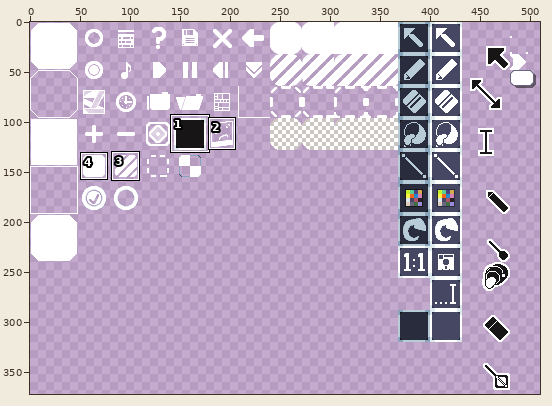
Pixel-art file, stored at assets/gui.aseprite. The first picture is a wide view before the edit; the outline marks the close-up.
Close-up. Before:
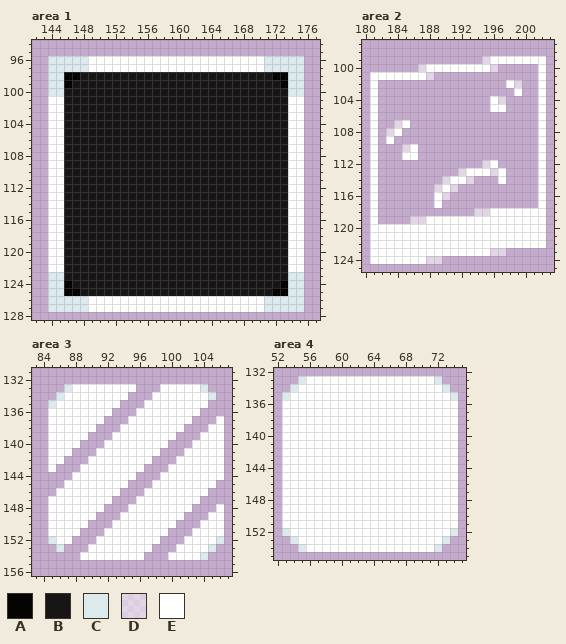
512x512 pixels, 1 frame. Colours within 5 levels of each other are drawn and written as one. Shown: area 1: x 142..177, y 94..128; area 2: x 180..203, y 97..125; area 3: x 83..107, y 131..156; area 4: x 52..75, y 132..155. The wide view leaves out empty margins. The commit also changed other parts of the picture, which this record leaves out.
Palette (. is transparent): A #050403  B #171516  C #dceaee  D #ffffff80  E #ffffff
Pixels before, area 1, first column x 144:
 96 CCCCCEEEEEEEEEEEEEEEEEEEEEECCCCC
 97 CCCCCEEEEEEEEEEEEEEEEEEEEEECCCCC
 98 CCAABBBBBBBBBBBBBBBBBBBBBBBBAACC
 99 CCABBBBBBBBBBBBBBBBBBBBBBBBBBACC
100 CCBBBBBBBBBBBBBBBBBBBBBBBBBBBBCC
101 EEBBBBBBBBBBBBBBBBBBBBBBBBBBBBEE
102 EEBBBBBBBBBBBBBBBBBBBBBBBBBBBBEE
103 EEBBBBBBBBBBBBBBBBBBBBBBBBBBBBEE
104 EEBBBBBBBBBBBBBBBBBBBBBBBBBBBBEE
105 EEBBBBBBBBBBBBBBBBBBBBBBBBBBBBEE
106 EEBBBBBBBBBBBBBBBBBBBBBBBBBBBBEE
107 EEBBBBBBBBBBBBBBBBBBBBBBBBBBBBEE
108 EEBBBBBBBBBBBBBBBBBBBBBBBBBBBBEE
109 EEBBBBBBBBBBBBBBBBBBBBBBBBBBBBEE
110 EEBBBBBBBBBBBBBBBBBBBBBBBBBBBBEE
111 EEBBBBBBBBBBBBBBBBBBBBBBBBBBBBEE
112 EEBBBBBBBBBBBBBBBBBBBBBBBBBBBBEE
113 EEBBBBBBBBBBBBBBBBBBBBBBBBBBBBEE
114 EEBBBBBBBBBBBBBBBBBBBBBBBBBBBBEE
115 EEBBBBBBBBBBBBBBBBBBBBBBBBBBBBEE
116 EEBBBBBBBBBBBBBBBBBBBBBBBBBBBBEE
117 EEBBBBBBBBBBBBBBBBBBBBBBBBBBBBEE
118 EEBBBBBBBBBBBBBBBBBBBBBBBBBBBBEE
119 EEBBBBBBBBBBBBBBBBBBBBBBBBBBBBEE
120 EEBBBBBBBBBBBBBBBBBBBBBBBBBBBBEE
121 EEBBBBBBBBBBBBBBBBBBBBBBBBBBBBEE
122 EEBBBBBBBBBBBBBBBBBBBBBBBBBBBBEE
123 CCBBBBBBBBBBBBBBBBBBBBBBBBBBBBCC
124 CCABBBBBBBBBBBBBBBBBBBBBBBBBBACC
125 CCAABBBBBBBBBBBBBBBBBBBBBBBBAACC
126 CCCCCEEEEEEEEEEEEEEEEEEEEEECCCCC
127 CCCCCEEEEEEEEEEEEEEEEEEEEEECCCCC
Pixels before, area 2, first column x 181:
 99 ..............DEEEEEEE
100 ......DEEEEEEEED.....E
101 EEEEEEED.............E
102 E................ED..E
103 E.................E..E
104 E..............ED....E
105 E..............EE....E
106 E....................E
107 E..DE................E
108 E.DE.................E
109 E.E..................E
110 E...DE...............E
111 E...EE...............E
112 E.............DE.....E
113 E..........DEEEDE....E
114 E........DEED...E....E
115 E.......DED..........E
116 E.......ED...........E
117 E.......E............E
118 E............DDEEEEEEE
119 E....DDEEEEEEEEEEEEEEE
120 EEEEEEEEEEEEEEEEEEEEEE
121 EEEEEEEEEEEEEEEEEEEEEE
122 EEEEEEEEEEEEEEEEEEEEEE
123 EEEEEEEEEEEEEEEDD.....
124 EEEEEEEDD.............
Pixels before, area 3, first column x 85:
133 ..CEEEEEEEE...EEEEEC..
134 .CEEEEEEEE...EEEEEEEC.
135 CEEEEEEEE...EEEEEEEE..
136 EEEEEEEE...EEEEEEEE...
137 EEEEEEE...EEEEEEEE...E
138 EEEEEE...EEEEEEEE...EE
139 EEEEE...EEEEEEEE...EEE
140 EEEE...EEEEEEEE...EEEE
141 EEE...EEEEEEEE...EEEEE
142 EE...EEEEEEEE...EEEEEE
143 E...EEEEEEEE...EEEEEEE
144 ...EEEEEEEE...EEEEEEEE
145 ..EEEEEEEE...EEEEEEEE.
146 .EEEEEEEE...EEEEEEEE..
147 EEEEEEEE...EEEEEEEE...
148 EEEEEEE...EEEEEEEE...E
149 EEEEEE...EEEEEEEE...EE
150 EEEEE...EEEEEEEE...EEE
151 EEEE...EEEEEEEE...EEEE
152 CEE...EEEEEEEE...EEEEC
153 .C...EEEEEEEE...EEEEC.
154 ....EEEEEEEE...EEEEC..
Pixels before, area 4, first column x 53:
133 ..CEEEEEEEEEEEEEEEEC..
134 .CEEEEEEEEEEEEEEEEEEC.
135 CEEEEEEEEEEEEEEEEEEEEC
136 EEEEEEEEEEEEEEEEEEEEEE
137 EEEEEEEEEEEEEEEEEEEEEE
138 EEEEEEEEEEEEEEEEEEEEEE
139 EEEEEEEEEEEEEEEEEEEEEE
140 EEEEEEEEEEEEEEEEEEEEEE
141 EEEEEEEEEEEEEEEEEEEEEE
142 EEEEEEEEEEEEEEEEEEEEEE
143 EEEEEEEEEEEEEEEEEEEEEE
144 EEEEEEEEEEEEEEEEEEEEEE
145 EEEEEEEEEEEEEEEEEEEEEE
146 EEEEEEEEEEEEEEEEEEEEEE
147 EEEEEEEEEEEEEEEEEEEEEE
148 EEEEEEEEEEEEEEEEEEEEEE
149 EEEEEEEEEEEEEEEEEEEEEE
150 EEEEEEEEEEEEEEEEEEEEEE
151 EEEEEEEEEEEEEEEEEEEEEE
152 CEEEEEEEEEEEEEEEEEEEEC
153 .CEEEEEEEEEEEEEEEEEEC.
154 ..CEEEEEEEEEEEEEEEEC..
New version:
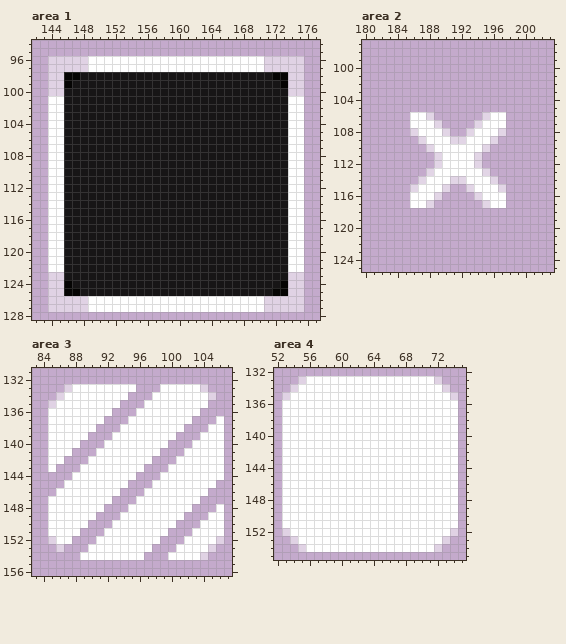
Changes in this commit:
Colour C changes from #dceaee to #ffffff78.
Area 2:
The author put colour D in row 106 at x 188 and 195; in row 107 at x 189 and 194; in row 108 at x 186, 190, 193 and 197; in row 109 at x 187, 191 to 192 and 196; in row 110 at x 188 and 195; in rows 111 to 112 at x 189 and 194.
The author put colour D in row 113 at x 188; in row 114 at x 187 and 196; in row 115 at x 186, 193 and 197; in row 116 at x 194; in row 117 at x 188 and 195.
Colour E becomes colour D in row 113 at x 195; in row 114 at x 191 to 192; in row 115 at x 190; in row 116 at x 189.
The author put colour E in row 106 at x 186 to 187 and 196 to 197; in row 107 at x 186 to 188 and 195 to 197; in row 108 at x 187 to 189 and 194 to 196; in row 109 at x 188 to 190 and 193 to 195; in row 110 at x 189 to 194; in rows 111 to 112 at x 190 to 193.
The author put colour E in row 113 at x 189 to 191; in row 114 at x 188 to 189 and 194 to 195; in row 115 at x 187 to 188 and 194 to 196; in row 116 at x 186 to 188 and 195 to 197; in row 117 at x 186 to 187 and 196 to 197.
Colour D becomes colour E in row 113 at x 192; in row 114 at x 190 and 193; in row 115 at x 189.
The author cleared colour D in row 99 at x 195; in row 100 at x 187 and 196; in row 101 at x 188; in row 102 at x 199; in row 104 at x 197; in row 107 at x 184.
The author cleared colour D in row 108 at x 183; in row 110 at x 185; in row 112 at x 195; in row 113 at x 196; in row 115 at x 191; in row 116 at x 190.
The author cleared colour D in row 118 at x 194 to 195; in row 119 at x 186 to 187; in row 123 at x 196 to 197; in row 124 at x 188 to 189.
The author cleared colour E in row 99 at x 196 to 202; in row 100 at x 188 to 195 and 202; in row 101 at x 181 to 187 and 202; in row 102 at x 181, 198 and 202; in row 103 at x 181, 199 and 202; in row 104 at x 181, 196 and 202.
The author cleared colour E in row 105 at x 181, 196 to 197 and 202; in row 106 at x 181 and 202; in row 107 at x 181, 185 and 202; in row 108 at x 181, 184 and 202; in row 109 at x 181, 183 and 202; in row 110 at x 181, 186 and 202.
The author cleared colour E in row 111 at x 181, 185 to 186 and 202; in row 112 at x 181, 196 and 202; in rows 113 to 114 at x 181, 197 and 202; in rows 115 to 116 at x 181 and 202; in row 117 at x 181, 189 and 202; in row 118 at x 181 and 196 to 202.
The author cleared colour E in row 119 at x 181 and 188 to 202; in rows 120 to 122 at x 181 to 202; in row 123 at x 181 to 195; in row 124 at x 181 to 187.
